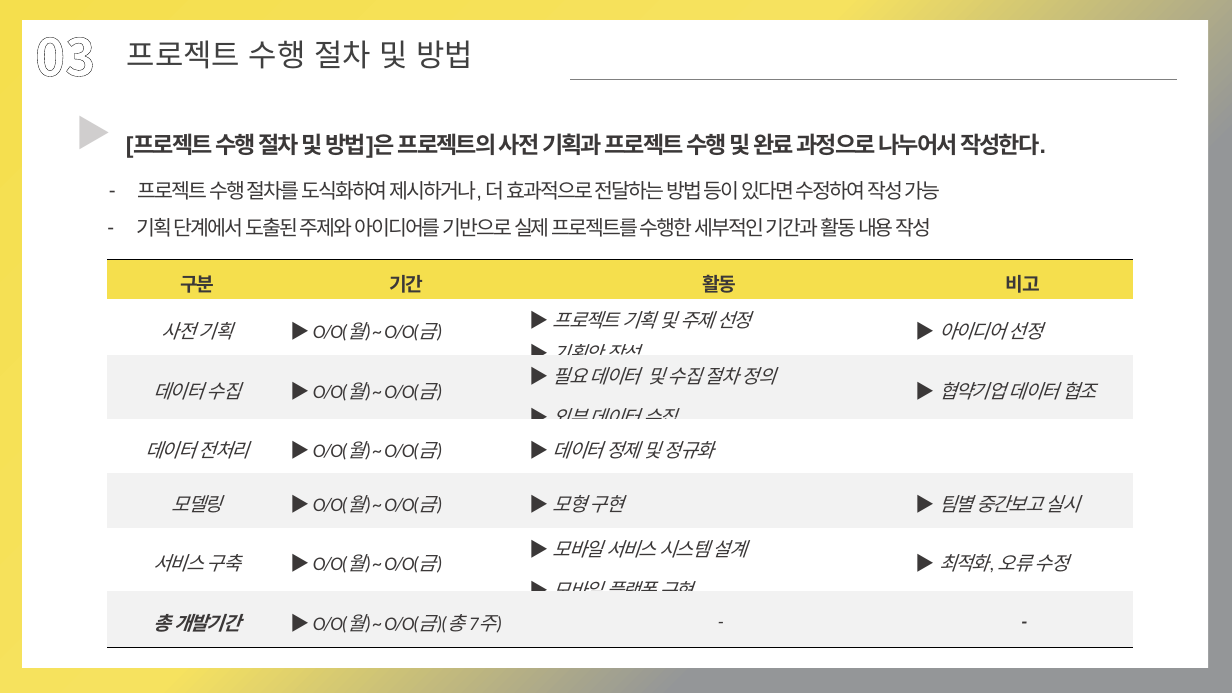
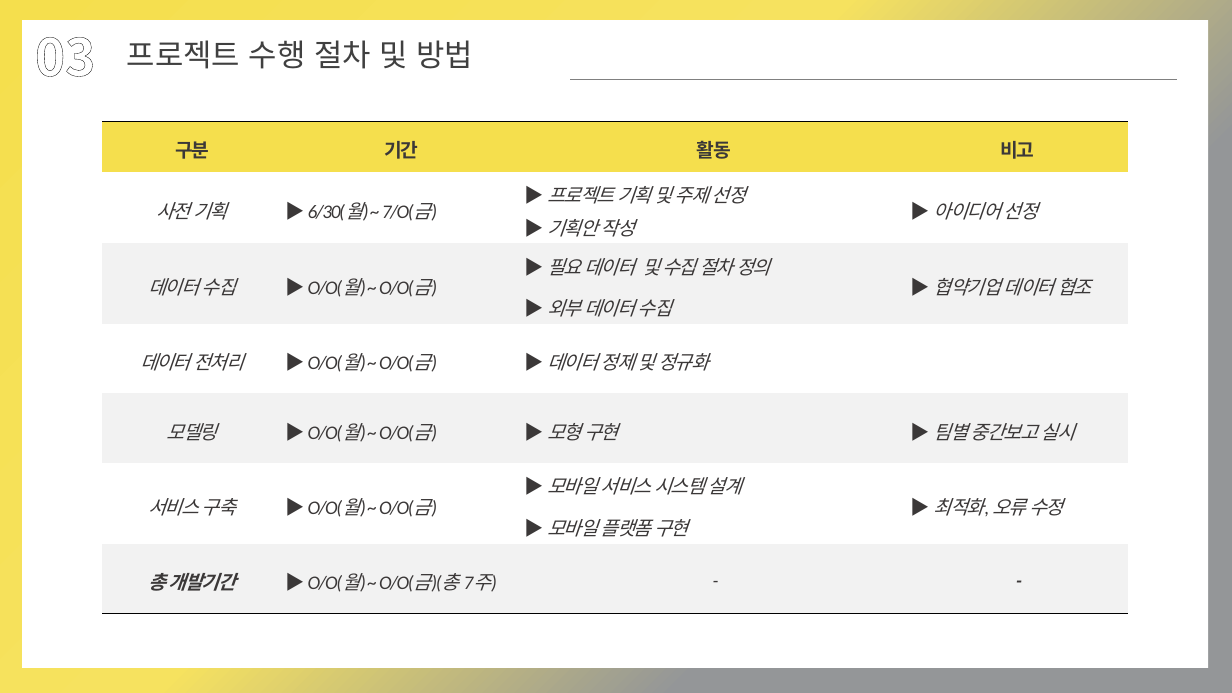
Before and after one commit to jjgod66/dw-final-group1, a slide deck: slide 6 of 산출물/최종 ppt 제작중/팀별 프로젝트 수행 결과 작성 양식.pptx (slide 5 before the commit). Drawn at 1232x693 pixels with LibreOffice and Linux fonts; fonts in the diff are those of the drawing. Boxes give left, top, right and bottom in pixels: in the first picture for what was removed or moved away, otherwise in the second. Text is boxed around its words. In the diff, an @@ line names an element or a change of style, - is before the commit and + after.

```diff
--- a/산출물/최종 ppt 제작중/팀별 프로젝트 수행 결과 작성 양식.pptx
+++ b/산출물/최종 ppt 제작중/팀별 프로젝트 수행 결과 작성 양식.pptx
@@ text removed at box(67, 106, 117, 159) @@
-▶
@@ table at box(103, 121, 1129, 614) @@
-row 2, column 2: ▶ O/O(월) ~ O/O(금)
+row 2, column 2: ▶ 6/30(월) ~ 7/O(금)
@@ table: place and size @@
-table at box(107, 260, 1134, 647)
+table at box(103, 121, 1129, 614)
@@ text removed at box(126, 133, 1046, 158) @@
-[프로젝트 수행 절차 및 방법]은 프로젝트의 사전 기획과 프로젝트 수행 및 완료 과정으로 나누어서 작성한다.
@@ text removed at box(138, 181, 941, 201) @@
-– 프로젝트 수행 절차를 도식화하여 제시하거나, 더 효과적으로 전달하는 방법 등이 있다면 수정하여 작성 가능
@@ text removed at box(136, 218, 932, 237) @@
-– 기획 단계에서 도출된 주제와 아이디어를 기반으로 실제 프로젝트를 수행한 세부적인 기간과 활동 내용 작성
```
Also in this commit, not shown: 2 other slides changed, 1 slide added, 5 other files.
